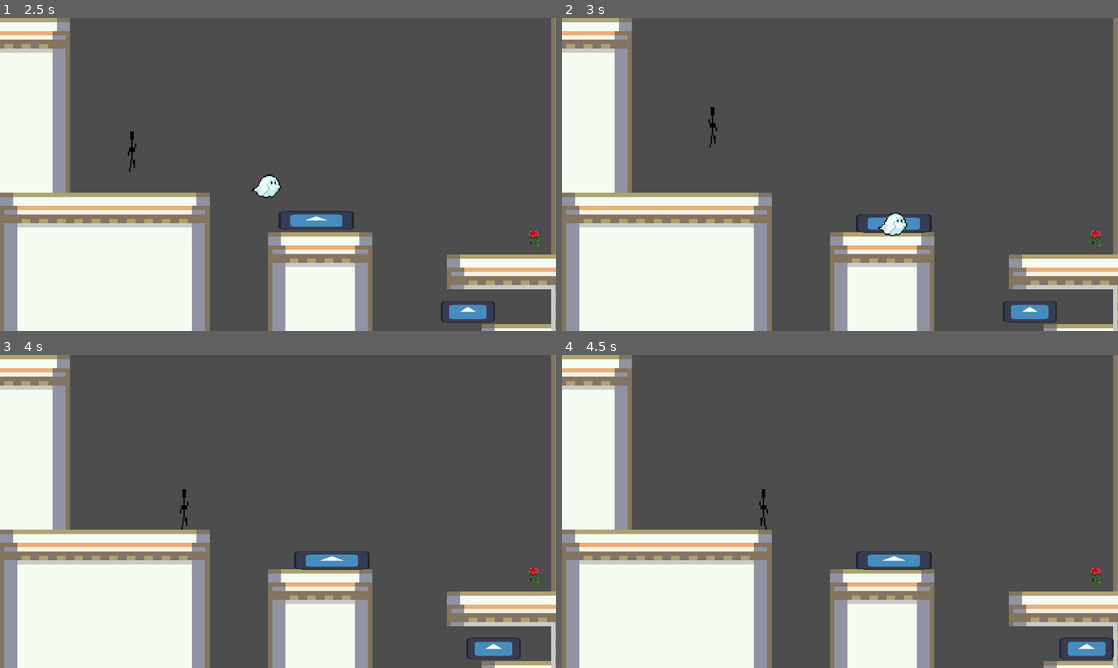
Above: before the commit, frames 1-4 (two rows, left to right).
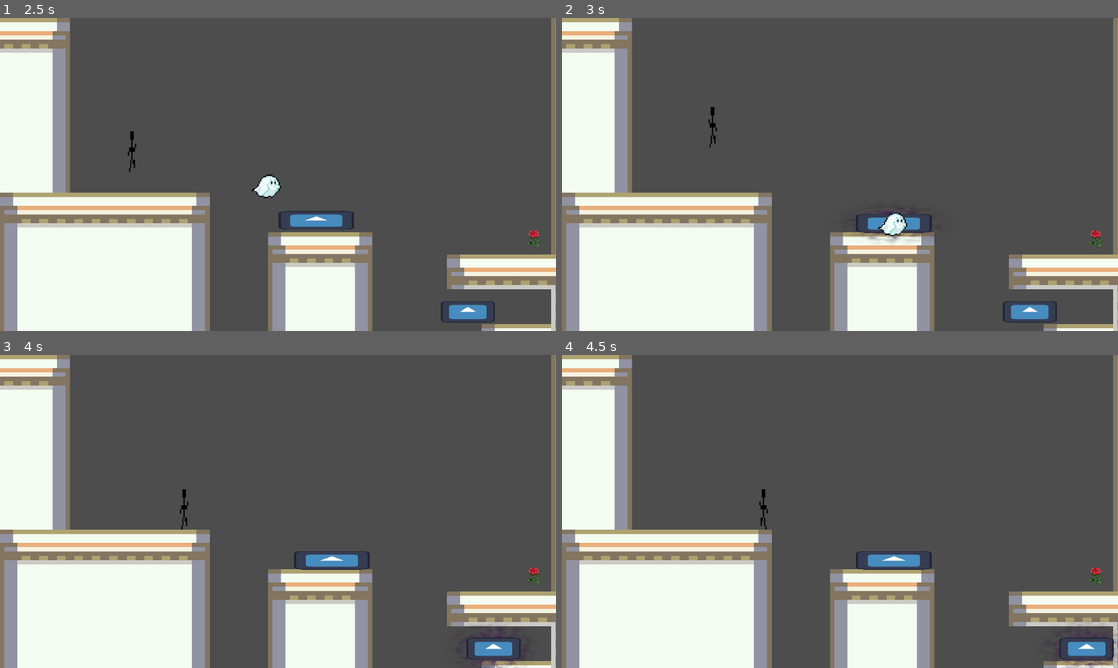
Above: after the commit, the same moments.

Repository: sammo4gun/jamsterdam
Game: Godot game, scene res://Scenes/main_menu.tscn
Same seed, same stepped clock (60 frames per second), same inputs: the game is played once before the commit and once after it. The engine's default icon, where the game draws it, is replaced by a stand-in: a white triangle on a blue panel in a dark square.
Inputs (mouse positions are in pixels of both pictures, inside the frame that each line leads up to):
- Up to frame 1 (2.5 s): click "Start Game" at 0.5 s; move the mouse to (250, 171) at 1.27 s; hold Right (right) from 1.28 s (still down); click (250, 171) at 1.42 s; tap Space (jump) at 1.52, 2.27 s; move the mouse to (316, 221) at 2.02 s; click (316, 221) at 2.17 s
- Up to frame 2 (3 s): move the mouse to (1029, 312) at 2.77 s; release Right (right) at 2.78 s; hold A (left) from 2.78 s (still down); click (1029, 312) at 2.92 s
- Up to frame 3 (4 s): move the mouse to (250, 574) at 3.52 s; release A (left) at 3.53 s; hold Right (right) from 3.53 s (still down); click (250, 574) at 3.67 s; tap Space (jump) at 3.77 s
- Up to frame 4 (4.5 s): keep holding Right (right); move the mouse to (1006, 558) at 4.27 s

Frame 1 is identical in both runs. In frame 2, 0.2% of the frame differs, in the area x 52-66%, y 61-72%; in frame 3, 0.1%; in frame 4, 0.2%, in the area x 88-100%, y 85-100%.

Commit message:
added shader

Diff:
--- a/Scenes/moveable.gdshader
+++ b/Scenes/moveable.gdshader
@@ -1,14 +1,12 @@
 shader_type canvas_item;
 
-void vertex() {
-	// Called for every vertex the material is visible on.
+uniform sampler2D n: repeat_enable;
+uniform float intensity = 0.0f;
+uniform float speed = 1.0f;
+
+void fragment(){
+	vec4 tx = texture(TEXTURE, UV);
+	vec4 noise = texture(n, UV - TIME / (1.0 + speed));
+	COLOR.a = clamp(tx.r * noise.r * intensity, 0.0, 1.0);
+	COLOR.a = pow(COLOR.a, 2);
 }
-
-void fragment() {
-	// Called for every pixel the material is visible on.
-}
-
-//void light() {
-//	// Called for every pixel for every light affecting the CanvasItem.
-//	// Uncomment to replace the default light processing function with this one.
-//}
--- a/Scenes/moveable.tscn
+++ b/Scenes/moveable.tscn
@@ -8,8 +8,19 @@
 [sub_resource type="RectangleShape2D" id="RectangleShape2D_0w77i"]
 size = Vector2(621.5, 177)
 
+[sub_resource type="FastNoiseLite" id="FastNoiseLite_byerq"]
+
+[sub_resource type="NoiseTexture2D" id="NoiseTexture2D_byerq"]
+width = 1000
+height = 1000
+seamless = true
+noise = SubResource("FastNoiseLite_byerq")
+
 [sub_resource type="ShaderMaterial" id="ShaderMaterial_4mhc5"]
 shader = ExtResource("2_byerq")
+shader_parameter/n = SubResource("NoiseTexture2D_byerq")
+shader_parameter/intensity = 1.9
+shader_parameter/speed = 0.2
 
 [sub_resource type="RectangleShape2D" id="RectangleShape2D_byerq"]
 size = Vector2(650, 214)
@@ -25,11 +36,11 @@
 shape = SubResource("RectangleShape2D_0w77i")
 
 [node name="Whitecircle" type="Sprite2D" parent="."]
-visible = false
+modulate = Color(0.454902, 0.184314, 0.576471, 1)
 material = SubResource("ShaderMaterial_4mhc5")
-position = Vector2(-2, 4)
+position = Vector2(-4.87192, -1.74372)
 rotation = 3.14159
-scale = Vector2(2.99201, 1.35202)
+scale = Vector2(4, 1.735)
 texture = ExtResource("3_4mhc5")
 
 [node name="Sprite" type="Sprite2D" parent="."]
--- a/Scripts/moveable.gd
+++ b/Scripts/moveable.gd
@@ -4,6 +4,7 @@
 @onready var shape = $"Shape"
 @onready var guy = null
 @onready var guyfinder = $"GuyFinder"
+@onready var aura = $"Whitecircle"
 
 @export var speed = 2000
 @export var baseweight = 8
@@ -13,8 +14,12 @@
 var weight = 0
 var connected_guy = false
 
+var corr_aura_scale
+
 func _ready() -> void:
 	weight = baseweight + (scale.x * scale.y) * changeweight
+	corr_aura_scale = aura.scale
+	aura.scale *= 0.01
 
 func get_input(delta):
 	var input_direction = Input.get_vector("left", "right", "up", "down")
@@ -25,9 +30,13 @@
 	if connected_guy and velocity.y < 0:
 		guy.get_parent().velocity.y = velocity.y
 
-
 func _physics_process(delta):
 	if possessed:
+		print(aura.scale)
+		if aura.scale.x < corr_aura_scale.x/2:
+			aura.scale = corr_aura_scale/2
+		if aura.scale.x < corr_aura_scale.x:
+			aura.scale *= 1.1
 		if len(guyfinder.get_overlapping_areas()) == 0:
 			connected_guy = false
 			guy = null
@@ -40,6 +49,9 @@
 			guy = null
 		get_input(delta)
 		move_and_slide()
+	else:
+		if aura.scale.x > 0.01:
+			aura.scale *= 0.97
 
 func _on_input_event(_viewport: Node, event: InputEvent, _shape_idx: int) -> void:
 	get_viewport().set_input_as_handled()
Not shown: 1 places in Scenes/moveable.tscn that only renumber resources
